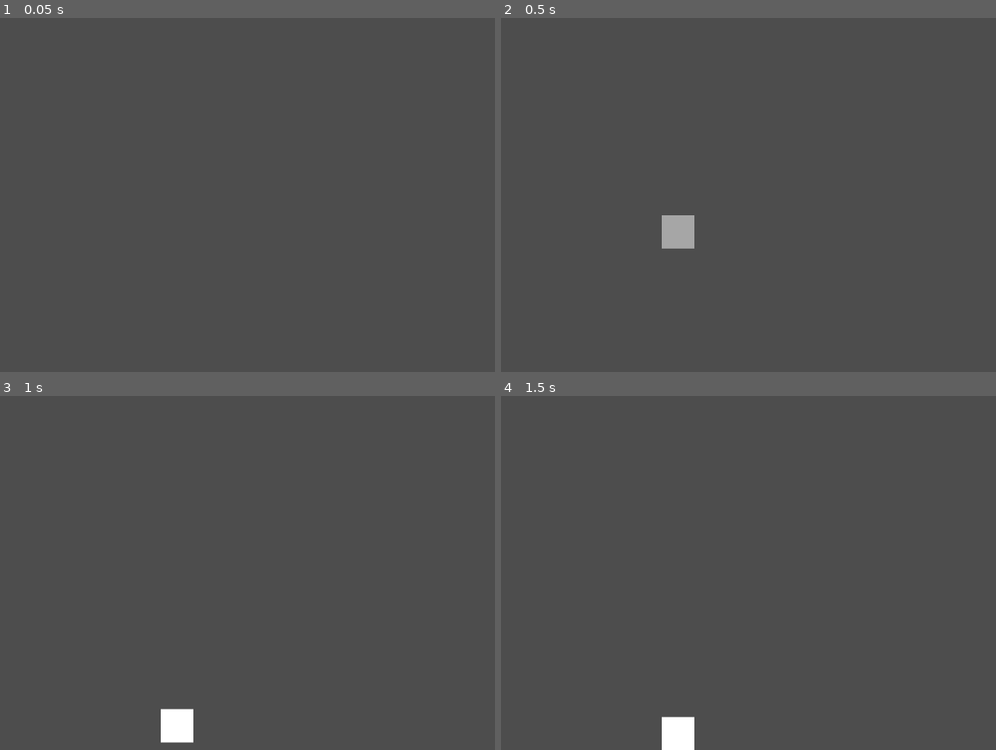
Above: before the commit, frames 1-4 (two rows, left to right).
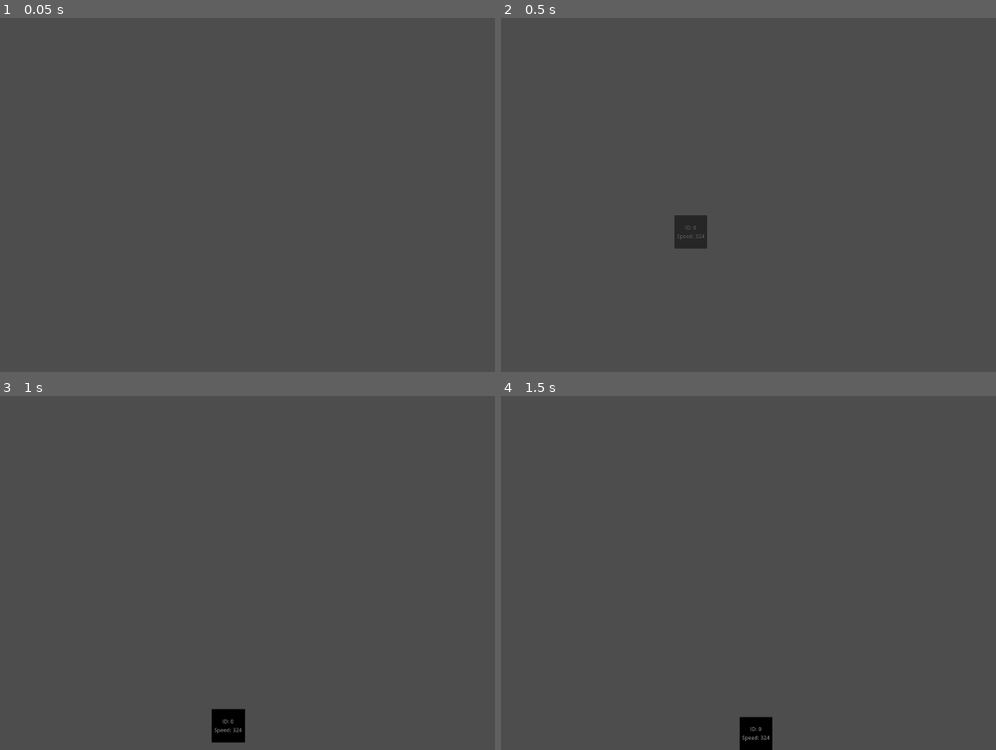
Above: after the commit, the same moments.

Repository: paulfok/es
Game: Godot game, scene res://main.tscn
Two runs of this game, one before a commit and one after it. Both use one fixed random seed, a clock stepped at 60 frames per second and the inputs below.
Inputs:
- Up to frame 1 (0.05 s): no input
- Up to frame 2 (0.5 s): no input
- Up to frame 3 (1 s): no input
- Up to frame 4 (1.5 s): no input

Frame 1 is identical in both runs. In frame 2, 0.9% of the frame differs, in the area x 32-42%, y 55-66%; in frame 3, 1.3%, in the area x 32-50%, y 88-98%; in frame 4, 1.2%.

Commit message:
Add food.
er the commit message for your changes. Lines starting
	new file:   area_2d.gd
	new file:   area_2d.gd.uid
	new file:   food.gd
	new file:   food.gd.uid
	modified:   main.tscn
	modified:   rigid_body_2d.gd
	new file:   static_body_2d_2.gd
	new file:   static_body_2d_2.gd.uid
	modified:   world.gd

Diff:
--- /dev/null
+++ b/area_2d.gd
@@ -0,0 +1,11 @@
+extends Area2D
+
+
+# Called when the node enters the scene tree for the first time.
+func _ready() -> void:
+	pass # Replace with function body.
+
+
+# Called every frame. 'delta' is the elapsed time since the previous frame.
+func _process(delta: float) -> void:
+	pass
--- /dev/null
+++ b/food.gd
@@ -0,0 +1,35 @@
+extends RigidBody2D
+
+var type = "food"
+
+# Called when the node enters the scene tree for the first time.
+func _ready() -> void:
+	$Timer.connect("timeout",_on_timer_timeout)
+	contact_monitor = 1
+	max_contacts_reported = 100
+	connect("body_entered", _on_body_entered)
+
+	name = "Food" + str($"../".highest_food_id)
+	$"../".highest_food_id += 1
+
+	if name == "Food0":
+		var food = self.duplicate()
+		food.position.y = 0
+		food.position.x = randi_range(-960,960)
+		add_sibling(food)
+
+	self.modulate.a = 0
+	get_tree().create_tween().set_trans(Tween.TRANS_CUBIC).tween_property(self, "modulate:a", 1, 1)
+
+func _on_body_entered(body) -> void:
+	if body.type == "square":
+		get_tree().create_tween().set_trans(Tween.TRANS_CUBIC).tween_property(self, "modulate:a", 0, 1)
+		$Timer.start()
+		type = "fading_food"
+
+func _on_timer_timeout():
+	queue_free()
+
+# Called every frame. 'delta' is the elapsed time since the previous frame.
+#func _process(delta: float) -> void:
+	#pass
--- a/main.tscn
+++ b/main.tscn
@@ -1,13 +1,25 @@
-[gd_scene load_steps=7 format=3 uid="uid://b66482bk3dpwd"]
+[gd_scene load_steps=12 format=3 uid="uid://b66482bk3dpwd"]
 
 [ext_resource type="Script" uid="uid://bxqsbxnuo82aq" path="res://world.gd" id="1_0xm2m"]
 [ext_resource type="Script" uid="uid://uoxae35gr7ke" path="res://rigid_body_2d.gd" id="1_ig7tw"]
+[ext_resource type="Script" uid="uid://bvrwcqtpdlijn" path="res://food.gd" id="3_h2yge"]
+[ext_resource type="Script" uid="uid://6l2ailc7ltar" path="res://static_body_2d_2.gd" id="4_1bvp3"]
+
+[sub_resource type="PhysicsMaterial" id="PhysicsMaterial_0xm2m"]
+friction = 0.2
+
+[sub_resource type="RectangleShape2D" id="RectangleShape2D_h2yge"]
+size = Vector2(100, 100)
 
 [sub_resource type="QuadMesh" id="QuadMesh_0xm2m"]
 size = Vector2(100, 100)
 
-[sub_resource type="RectangleShape2D" id="RectangleShape2D_h2yge"]
-size = Vector2(100, 100)
+[sub_resource type="CircleShape2D" id="CircleShape2D_h2yge"]
+radius = 50.0
+
+[sub_resource type="SphereMesh" id="SphereMesh_h2yge"]
+radius = 50.0
+height = 100.0
 
 [sub_resource type="RectangleShape2D" id="RectangleShape2D_ig7tw"]
 size = Vector2(1920, 1)
@@ -25,15 +37,47 @@
 autostart = true
 
 [node name="RigidBody2D" type="RigidBody2D" parent="World"]
+physics_material_override = SubResource("PhysicsMaterial_0xm2m")
 script = ExtResource("1_ig7tw")
-
-[node name="MeshInstance2D" type="MeshInstance2D" parent="World/RigidBody2D"]
-mesh = SubResource("QuadMesh_0xm2m")
 
 [node name="CollisionShape2D" type="CollisionShape2D" parent="World/RigidBody2D"]
 shape = SubResource("RectangleShape2D_h2yge")
 
+[node name="MeshInstance2D" type="MeshInstance2D" parent="World/RigidBody2D"]
+modulate = Color(0, 0, 0, 1)
+self_modulate = Color(0, 0, 0, 1)
+mesh = SubResource("QuadMesh_0xm2m")
+
+[node name="Label" type="Label" parent="World/RigidBody2D"]
+modulate = Color(0.501407, 0.501406, 0.501406, 1)
+offset_left = -50.0
+offset_top = -50.0
+offset_right = 50.0
+offset_bottom = 50.0
+horizontal_alignment = 1
+vertical_alignment = 1
+
+[node name="Timer" type="Timer" parent="World/RigidBody2D"]
+one_shot = true
+
+[node name="Food" type="RigidBody2D" parent="World"]
+process_priority = -1
+position = Vector2(0, -600)
+physics_material_override = SubResource("PhysicsMaterial_0xm2m")
+script = ExtResource("3_h2yge")
+
+[node name="CollisionShape2D" type="CollisionShape2D" parent="World/Food"]
+shape = SubResource("CircleShape2D_h2yge")
+
+[node name="MeshInstance2D" type="MeshInstance2D" parent="World/Food"]
+modulate = Color(0.67451, 0, 0, 1)
+mesh = SubResource("SphereMesh_h2yge")
+
+[node name="Timer" type="Timer" parent="World/Food"]
+one_shot = true
+
 [node name="StaticBody2D2" type="StaticBody2D" parent="World"]
+script = ExtResource("4_1bvp3")
 
 [node name="Top" type="CollisionShape2D" parent="World/StaticBody2D2"]
 position = Vector2(0, -540)
--- a/rigid_body_2d.gd
+++ b/rigid_body_2d.gd
@@ -1,8 +1,52 @@
 extends RigidBody2D
 
+var type = "square"
+var speed
+var id
+var food = 0
+var dying = false
 
-# Called when the node enters the scene tree for the first time.
 func _ready() -> void:
+	contact_monitor = 1
+	max_contacts_reported = 100
+	connect("body_entered", _on_body_entered)
+	$"../Timer".connect("timeout",_on_main_timer_timeout)
+	$Timer.connect("timeout",_on_timer_timeout)
+
+	if id == null:
+		id = 0
+		food = 10
+
+	if speed == null:
+		speed = 0
+
+	speed += randi_range(-500, 500)
+	constant_force.x = speed
 	self.modulate.a = 0
 	get_tree().create_tween().set_trans(Tween.TRANS_CUBIC).tween_property(self, "modulate:a", 1, 1)
-	pass
+	$Label.text = "ID: " + str(id) + "\nSpeed: " + str(speed)
+
+func _on_body_entered(body) -> void:
+	if body.type == "food":
+		food += 1
+
+func _on_main_timer_timeout():
+	if food >= 1:
+		food -= 1
+		var child = self.duplicate()
+		child.position.y = 0
+		child.position.x = randi_range(-960,960)
+		child.speed = speed
+		$"..".highest_id += 1
+		child.id = $"..".highest_id
+		$"../".add_child(child)
+	elif dying == false:
+		get_tree().create_tween().set_trans(Tween.TRANS_CUBIC).tween_property(self, "modulate:a", 0, 1)
+		dying = true
+		$Timer.start()
+
+func _on_timer_timeout():
+	queue_free()
+
+#func _process(delta: float) -> void:
+	#pass
--- /dev/null
+++ b/static_body_2d_2.gd
@@ -0,0 +1,3 @@
+extends StaticBody2D
+
+var type
--- a/world.gd
+++ b/world.gd
@@ -1,15 +1,21 @@
 extends Node2D
+
+var highest_id = 0
+var highest_food_id = 0
+var food_per_round = 5
 
 func _ready() -> void:
 	$Timer.connect("timeout",_on_timer_timeout)
 
 func _on_timer_timeout():
-	reproduce()
+	for i in food_per_round:
+		spawn_food()
+		print(i)
+func spawn_food():
+	var food = $Food0.duplicate()
+	food.position.y = -500
+	food.position.x = randi_range(-960,960)
+	add_child(food)
 
 #func _process(delta: float) -> void:
 	#pass
-
-func reproduce() -> void:
-	var child = $RigidBody2D.duplicate()
-	child.position = Vector2(0,0)
-	self.add_child(child)
Not shown, added: area_2d.gd.uid
Not shown, added: food.gd.uid
Not shown, added: static_body_2d_2.gd.uid
